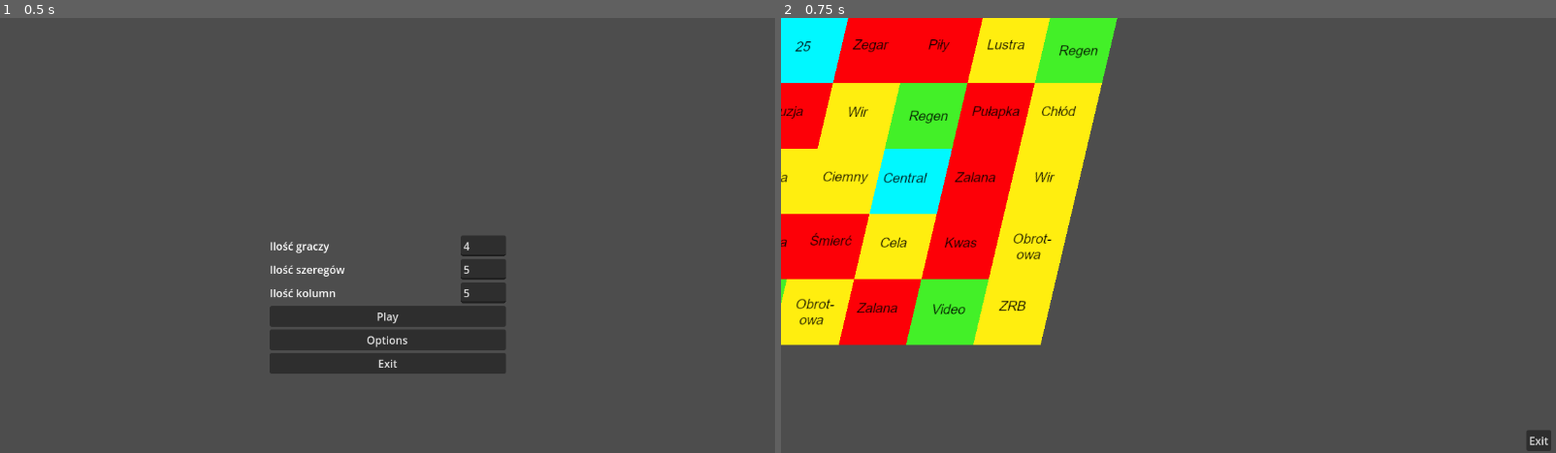
Above: before the commit, frames 1-2 (left to right).
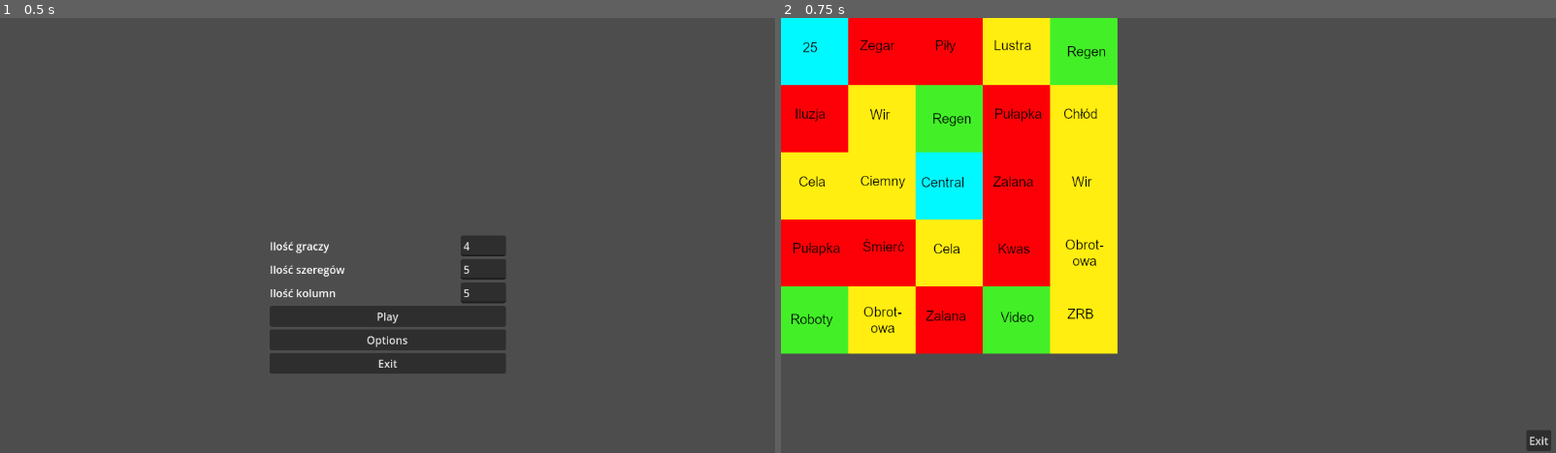
Above: after the commit, the same moments.

Repository: super12pl/strona25
Game: Godot game, scene res://scenes/Menu.tscn
Same seed, same stepped clock (60 frames per second), same inputs: the game is played once before the commit and once after it.
Inputs:
- Up to frame 1 (0.5 s): no input
- Up to frame 2 (0.75 s): click "Play" at 0.5 s

Frame 1 is identical in both runs. In frame 2, 19% of the frame differs, in the area x 0-44%, y 0-78%.

Commit message:
pozbywa się goofy-ass linijki

Diff:
--- a/scenes/gameBoard.tscn
+++ b/scenes/gameBoard.tscn
@@ -44,7 +44,6 @@
 sources/0 = SubResource("TileSetAtlasSource_pobub")
 
 [node name="TileMap" type="TileMap"]
-skew = 0.230383
 tile_set = SubResource("TileSet_sqbjv")
 format = 2
 script = ExtResource("1_wmbur")
